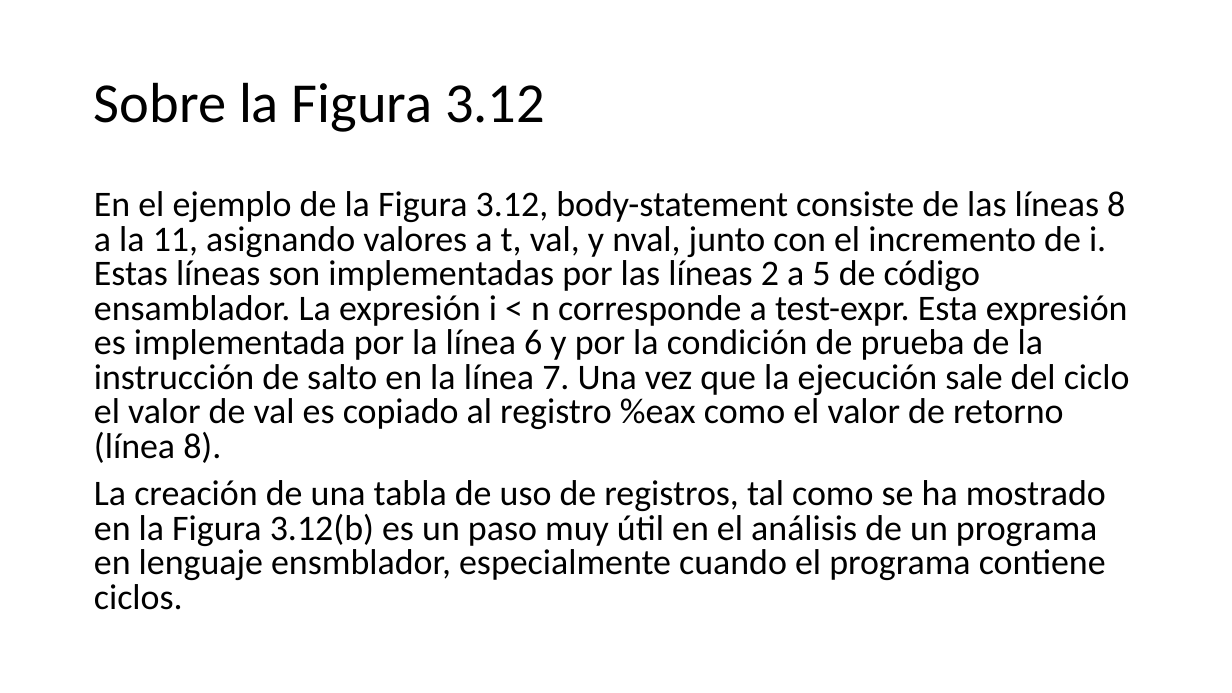
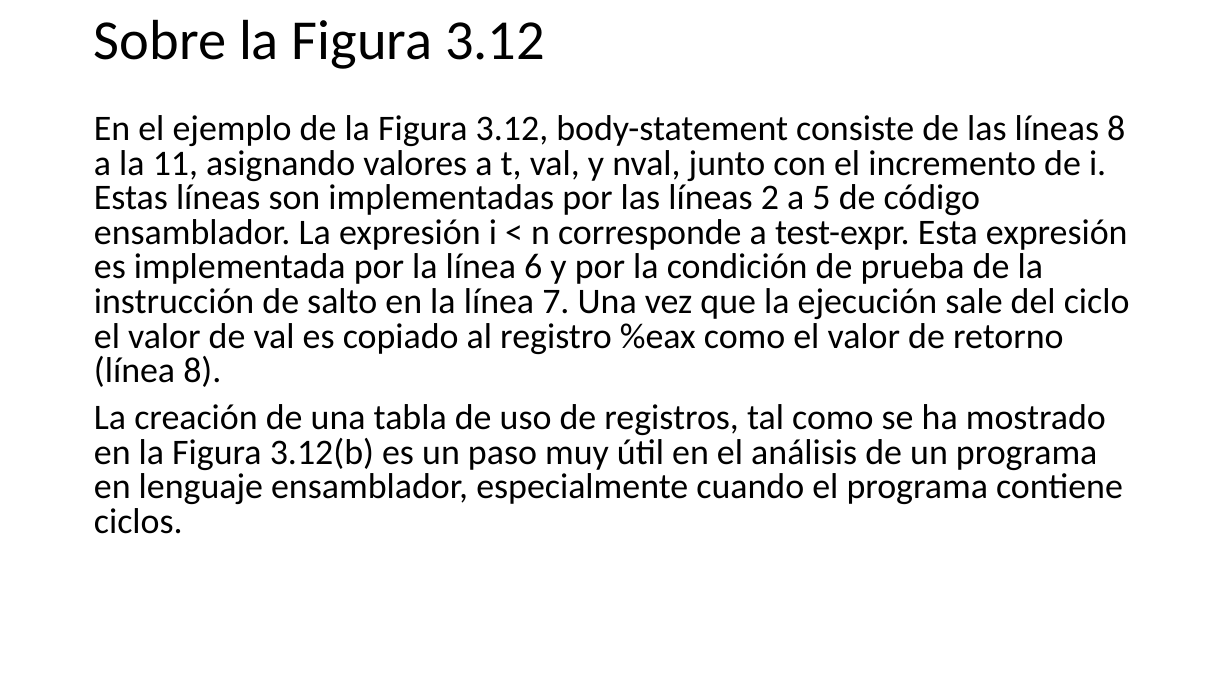
Before and after one commit to programacionestructurada/2021-2, a slide deck: slide 44 of U2_Estructuras_de_Control_y_Aplicaciones_con_Arreglos/U2_Estructuras_de_Control_yApps_con_Arreglos.pptx (slide 29 before the commit). Drawn at 1232x693 pixels with LibreOffice and Linux fonts; fonts in the diff are those of the drawing. Boxes give left, top, right and bottom in pixels: in the first picture for what was removed or moved away, otherwise in the second. Text is boxed around its words. In the diff, an @@ line names an element or a change of style, - is before the commit and + after.

```diff
--- a/U2_Estructuras_de_Control_y_Aplicaciones_con_Arreglos/U2_Estructuras_de_Control_yApps_con_Arreglos.pptx
+++ b/U2_Estructuras_de_Control_y_Aplicaciones_con_Arreglos/U2_Estructuras_de_Control_yApps_con_Arreglos.pptx
@@ title "Sobre la Figura 3.12" moved from (x1=94, y1=82, x2=545, y2=132) to (x1=94, y1=19, x2=545, y2=69) @@
@@ text "En el ejemplo de la ..." moved from (x1=94, y1=191, x2=1130, y2=610) to (x1=94, y1=115, x2=1130, y2=534) @@
@@ text at (x1=94, y1=404, x2=1123, y2=534): text changed @@
-La creación de una tabla de uso de registros, tal como se ha mostrado en la Figura 3.12(b) es un paso muy útil en el análisis de un programa en lenguaje ensmblador, especialmente cuando el programa contiene ciclos.
+La creación de una tabla de uso de registros, tal como se ha mostrado en la Figura 3.12(b) es un paso muy útil en el análisis de un programa en lenguaje ensamblador, especialmente cuando el programa contiene ciclos.
```
Also in this commit, not shown: 5 other slides changed, 17 slides added.
